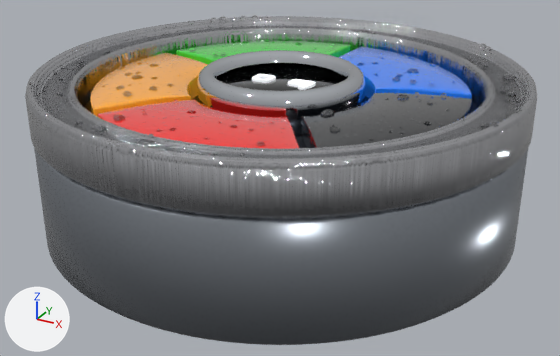
The glTF model assets/models/color_wheel.glb as it was, and as the next commit left it.
Camera for both pictures: a camera (50 mm lens) standing at (2.046, -3.735, 1.472) and looking at (0.089, -0.176, -0.307). The lights are fixed; the arrows at lower left show +X, +Y and +Z. The picture after the commit comes second. Mesh edges are drawn as thin lines on the coarser meshes. Where no turn or scale is listed for an object, it has been applied to the vertices.

Script lines for the objects in view, before the commit:
```python
me_wheelbody = bpy.data.meshes.new('WheelBody')
me_wheelbody.from_pydata(...)  # 5400 vertices, 9616 faces; spans x -1.38..1.38, y -1.38..1.38, z -0.62..0.3
# faces by material slot: [1152, 288, 5376, 2800]
me_wheelbody.materials.append(mat_wheeldisc)  # grey #9ba1a9
me_wheelbody.materials.append(mat_wheelchannel)  # dark grey #40454c
me_wheelbody.materials.append(mat_wheelsteel)
me_wheelbody.materials.append(mat_waterdrop)  # white #ffffff
me_wheelhub = bpy.data.meshes.new('WheelHub')
me_wheelhub.from_pydata(...)  # 1297 vertices, 2136 faces; spans x -0.475..0.475, y -0.475..0.475, z 0.06..0.274
# faces by material slot: [1344, 192, 600]
me_wheelhub.materials.append(mat_wheelchrome)  # light grey #d8dde3
me_wheelhub.materials.append(mat_wheelhubface)  # black #0a0b0d
me_wheelhub.materials.append(mat_wheelglyph)  # white #f2f4f8, glowing grey #b2b3b6
me_wheelwedges = bpy.data.meshes.new('WheelWedges')
me_wheelwedges.from_pydata(...)  # 6140 vertices, 11310 faces; spans x -1.06..1.06, y -1.06..1.06, z 0.06..0.23
# faces by material slot: [1502, 1502, 1502, 1502, 1502, 3800]
me_wheelwedges.materials.append(mat_wedgered)
me_wheelwedges.materials.append(mat_wedgeyellow)
me_wheelwedges.materials.append(mat_wedgegreen)
me_wheelwedges.materials.append(mat_wedgeblue)
me_wheelwedges.materials.append(mat_wedgeblack)
me_wheelwedges.materials.append(mat_waterdrop)  # white #ffffff
ob_wheelbody = bpy.data.objects.new('WheelBody', me_wheelbody)
ob_wheelbody.location = (0.0, 0.0, 0.0)
ob_wheelhub = bpy.data.objects.new('WheelHub', me_wheelhub)
ob_wheelhub.location = (0.0, 0.0, 0.0)
ob_wheelwedges = bpy.data.objects.new('WheelWedges', me_wheelwedges)
ob_wheelwedges.location = (0.0, 0.0, 0.0)
```
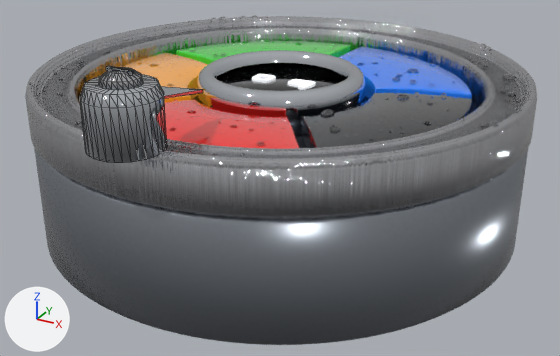
Where the change shows, as pixel boxes [x1, y1, x2, y2] in the pictures (560 x 356 px):
'WheelNeedle', added: after [80, 66, 203, 163]
    faces in mat_wheelchrome (light grey #d8dde3): [80, 74, 203, 163]
    faces in mat_wheelsteel: [99, 67, 143, 90]

What changed in the scene script:
```text
Add me_wheelneedle:
    me_wheelneedle.from_pydata(...)  # 186 vertices, 356 faces; spans x -0.17..0.17, y -1.53..-0.78, z 0.27..0.614
    # faces by material slot: [200, 144, 12]
    me_wheelneedle.materials.append(mat_wheelchrome)  # light grey #d8dde3
    me_wheelneedle.materials.append(mat_wheelsteel)
    me_wheelneedle.materials.append(mat_wheelchannel)  # dark grey #40454c
Add ob_wheelneedle:
    ob_wheelneedle = bpy.data.objects.new('WheelNeedle', me_wheelneedle)
    ob_wheelneedle.location = (0.0, 0.0, 0.0)
```
